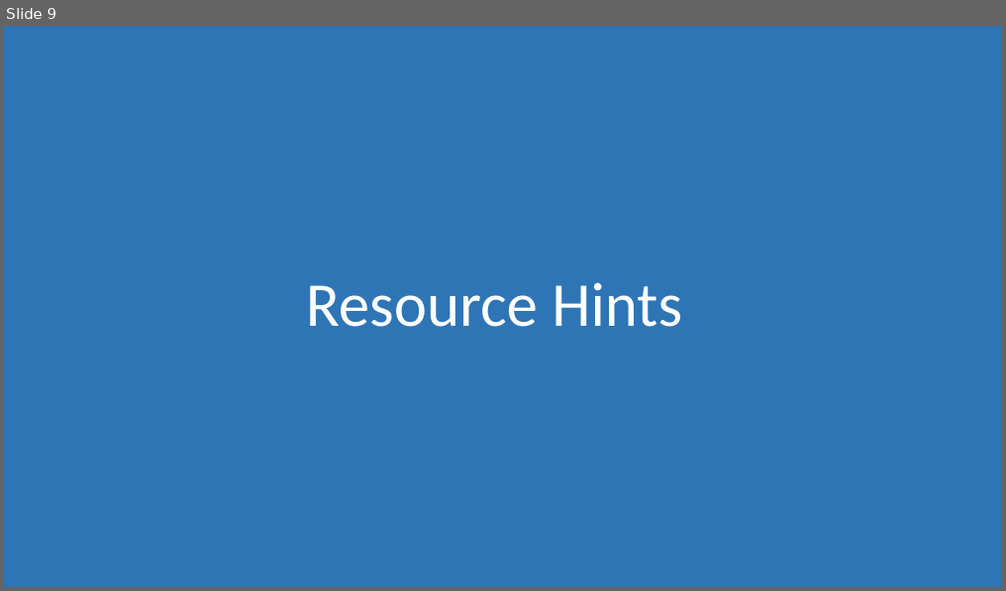
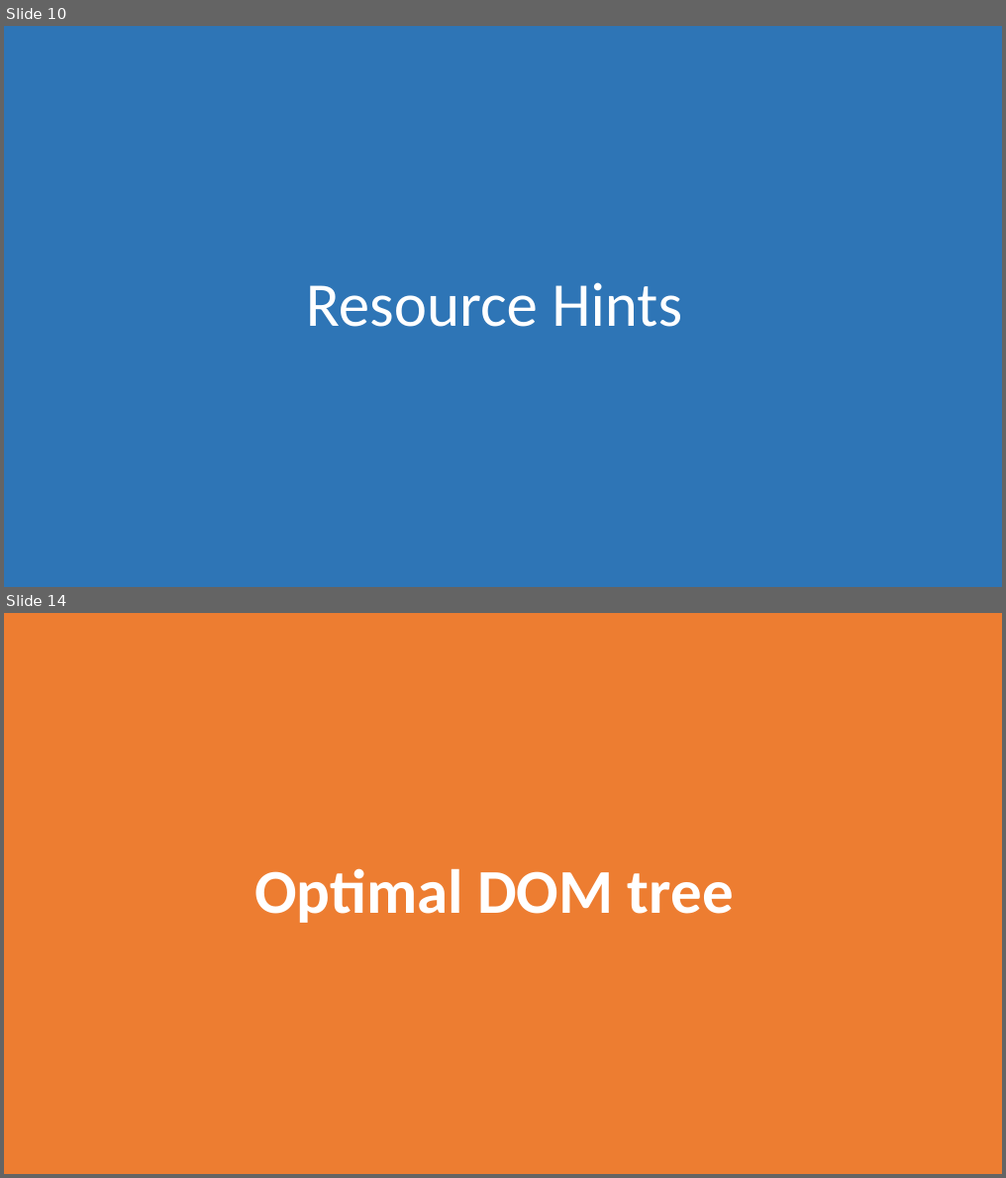
Before and after one commit to morkkis/PWD, a slide deck: presentations/chapter-7/Practical Web Dev.pptx. Shown one above the other, each under a label of ours: slide 9 before the commit, slides 10 and 14 after it; the slides between them are not shown. The pictures are 1006x591 and 1006x1178 pixels, drawn with LibreOffice and Linux fonts; fonts in the diff are those of the drawing. Boxes give left, top, right and bottom in pixels: in the first picture for what was removed or moved away, otherwise in the second. Text is boxed around its words. In the diff, an @@ line names an element or a change of style, - is before the commit and + after.

```diff
--- a/presentations/chapter-7/Practical Web Dev.pptx
+++ b/presentations/chapter-7/Practical Web Dev.pptx
@@ slide 14 added at [4,613,1002,1174], background #FFFFFF @@
@@ rectangle added at [4,613,1002,1174], fill #ED7D31 @@
@@ title added at [254,868,734,923], 60 pt, text #FFFFFF, bold @@
+Optimal DOM tree
@@ what was slide 9 is now slide 10 @@
```
Also in this commit, not shown: 6 other slides added, 5 other files.
